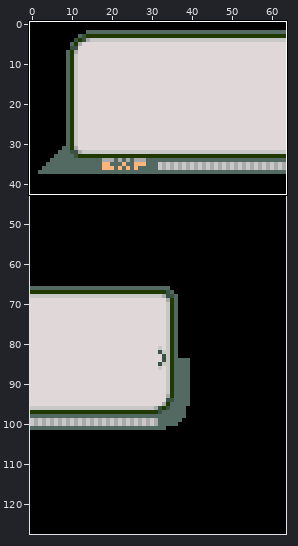
A sprite sheet gets an edit: graphics/battle_interface/healthbox_singles_player.png. Above, an overview of the earlier version with the close-up marked.
Close-up. As it was:
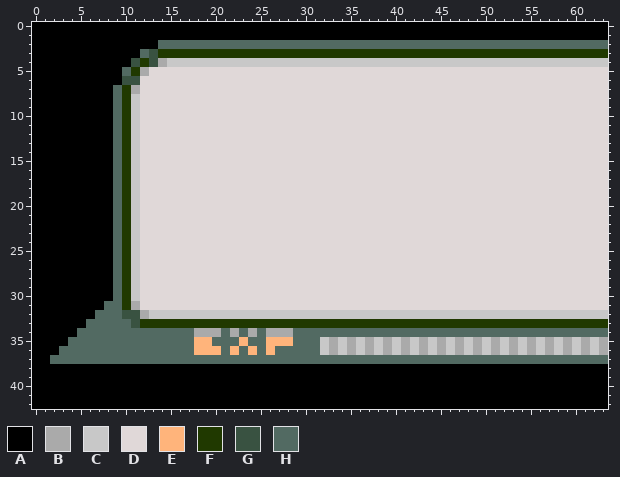
The file is 64x128 pixels. Shown: x 0..63, y 0..42. The commit also changed other parts of the picture, which this record leaves out.
Palette (. is transparent): A #000000  B #aaaaaa  C #c8c8c8  D #e0d8d8  E #ffb47b  F #203900  G #395241  H #526a62
After:
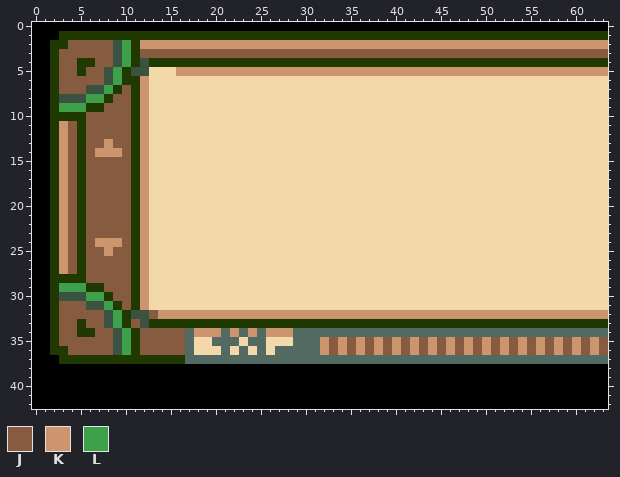
Colours new in this view: J #875b3f  K #cd956d  L #3ea04a
Diff:
colour D: #e0d8d8 -> #f3d9aa
Changed rows in their new state; - is a pixel that keeps its letter.
first column x 2:
 1 -FFFFFFFFFFFFFFFFFFFFFFFFFFFFFFFFFFFFFFFFFFFFFFFFFFFFFFFFFFFFF
 2 FFJJJJJGLFKKKKKKKKKKKKKKKKKKKKKKKKKKKKKKKKKKKKKKKKKKKKKKKKKKKK
 3 FJJJJJJGLFJJJJJJJJJJJJJJJJJJJJJJJJJJJJJJJJJJJJJJJJJJJJJJJJJJJJ
 4 FJJFFJJGLFGFFFFFFFFFFFFFFFFFFFFFFFFFFFFFFFFFFFFFFFFFFFFFFFFFFF
 5 FJJFJJGLFGG---KKKKKKKKKKKKKKKKKKKKKKKKKKKKKKKKKKKKKKKKKKKKKKKK
 6 FJJJJJGLFFK---------------------------------------------------
 7 FJJJGGLFJFK---------------------------------------------------
 8 FGGGLLFJJFK---------------------------------------------------
 9 FLLLFFJJJFK---------------------------------------------------
10 FFFFJJJJJFK---------------------------------------------------
11 FKJFJJJJJFK---------------------------------------------------
12 FKJFJJJJJFK---------------------------------------------------
13 FKJFJJKJJFK---------------------------------------------------
14 FKJFJKKKJFK---------------------------------------------------
15 FKJFJJJJJFK---------------------------------------------------
16 FKJFJJJJJFK---------------------------------------------------
17 FKJFJJJJJFK---------------------------------------------------
18 FKJFJJJJJFK---------------------------------------------------
19 FKJFJJJJJFK---------------------------------------------------
20 FKJFJJJJJFK---------------------------------------------------
21 FKJFJJJJJFK---------------------------------------------------
22 FKJFJJJJJFK---------------------------------------------------
23 FKJFJJJJJFK---------------------------------------------------
24 FKJFJKKKJFK---------------------------------------------------
25 FKJFJJKJJFK---------------------------------------------------
26 FKJFJJJJJFK---------------------------------------------------
27 FKJFJJJJJFK---------------------------------------------------
28 FFFFJJJJJFK---------------------------------------------------
29 FLLLFFJJJFK---------------------------------------------------
30 FGGGLLFJJFK---------------------------------------------------
31 FJJJGGLFJFK---------------------------------------------------
32 FJJJJJGLF-GJKKKKKKKKKKKKKKKKKKKKKKKKKKKKKKKKKKKKKKKKKKKKKKKKKK
33 FJJFJJGLFJG---------------------------------------------------
34 FJJFFJJGLFJJJJJ-KKK-K-K-KKK-----------------------------------
35 FJJJJJJGLFJJJJJ-DD---D--DDD---KJKJKJKJKJKJKJKJKJKJKJKJKJKJKJKJ
36 FFJJJJJGLFJJJJJ-DDD-D-D-D-----KJKJKJKJKJKJKJKJKJKJKJKJKJKJKJKJ
37 AFFFFFFFFFFFFFF-----------------------------------------------
